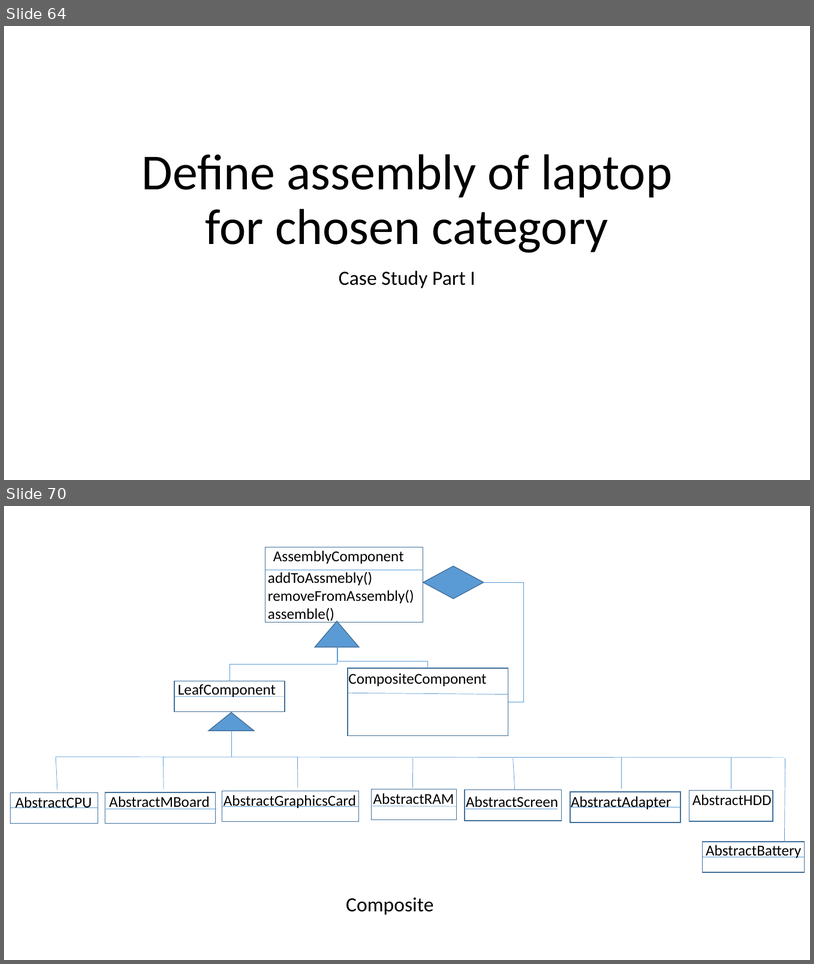
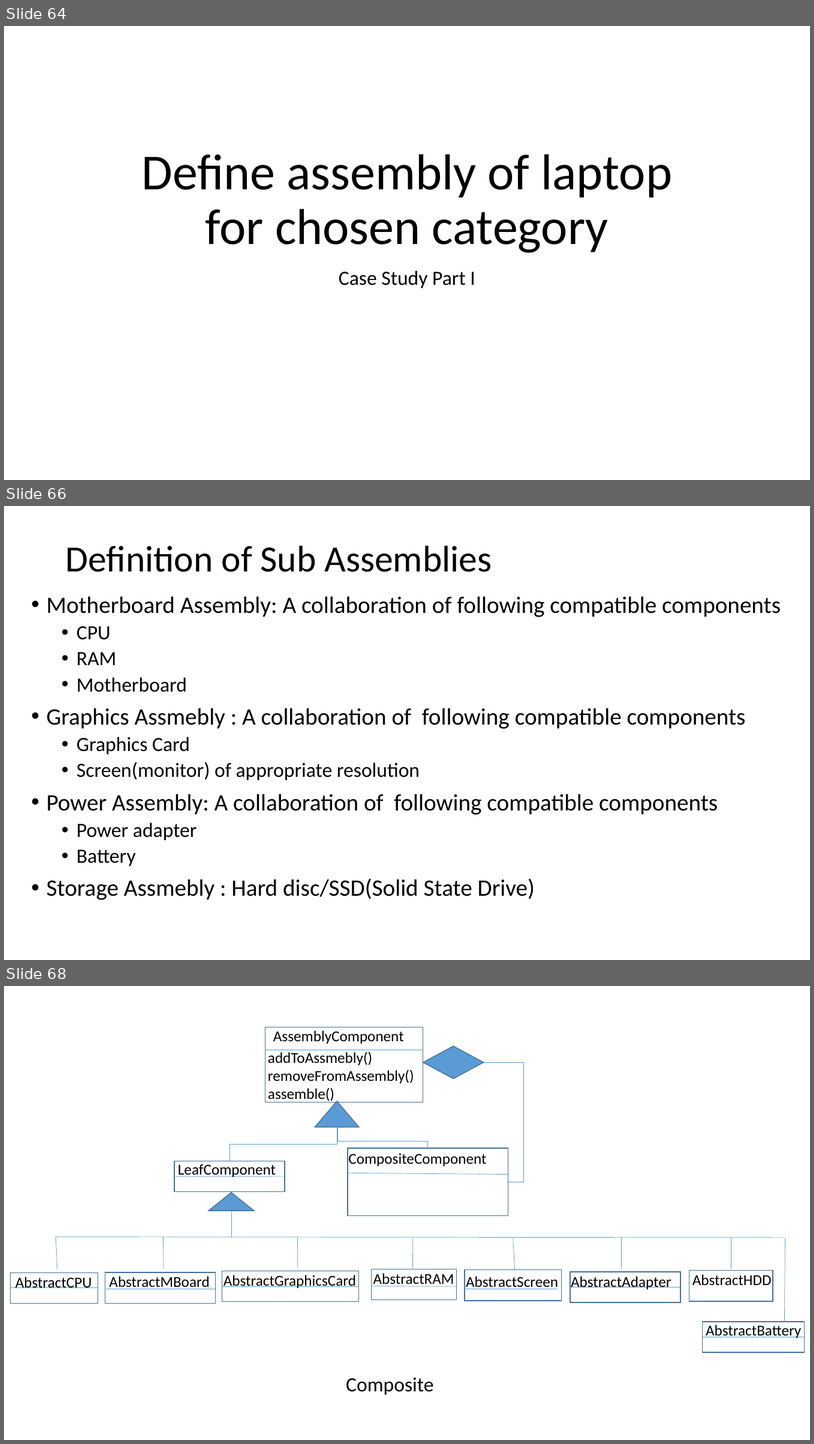
Before and after one commit to kulkarnm/LaptopCustomizationV2, a slide deck: Design Patterns2.pptx. Shown one above the other, each under a label of ours: slides 64 and 70 before the commit, slides 64, 66 and 68 after it; the slides between them are not shown. The pictures are 814x964 and 814x1444 pixels, drawn with LibreOffice and Linux fonts; fonts in the diff are those of the drawing. Boxes give left, top, right and bottom in pixels: in the first picture for what was removed or moved away, otherwise in the second. Text is boxed around its words. In the diff, an @@ line names an element or a change of style, - is before the commit and + after.

```diff
--- a/Design Patterns2.pptx
+++ b/Design Patterns2.pptx
@@ slide 66 added at [4, 506, 810, 960], background #FFFFFF @@
@@ title added at [65, 546, 492, 572], 44 pt, text #000000 @@
+Definition of Sub Assemblies
@@ text added at [47, 596, 781, 900], 28 pt, text #000000 @@
+• Motherboard Assembly: A collaboration of following compatible components
+  • CPU
+  • RAM
+  • Motherboard
+• Graphics Assmebly : A collaboration of following compatible components
+  • Graphics Card
+  • Screen(monitor) of appropriate resolution
+• Power Assembly: A collaboration of following compatible components
+  • Power adapter
+  • Battery
+• Storage Assmebly : Hard disc/SSD(Solid State Drive)
@@ what was slide 70 is now slide 68 @@
```
Also in this commit, not shown: 10 slides changed, 1 other slide added.
